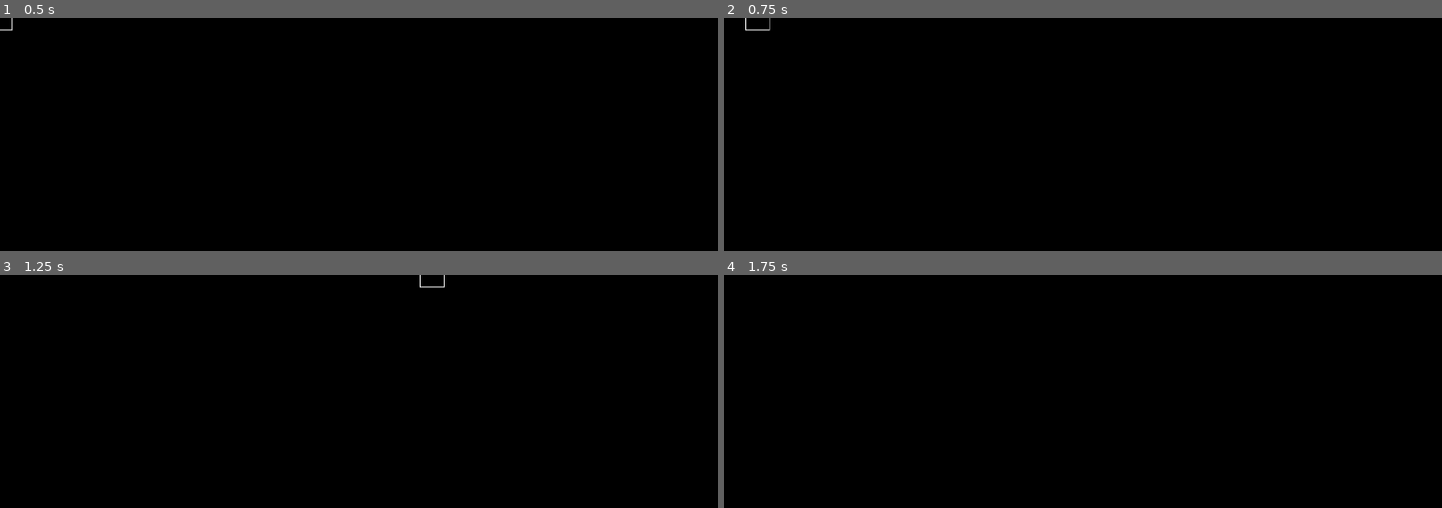
Above: before the commit, frames 1-4 (two rows, left to right).
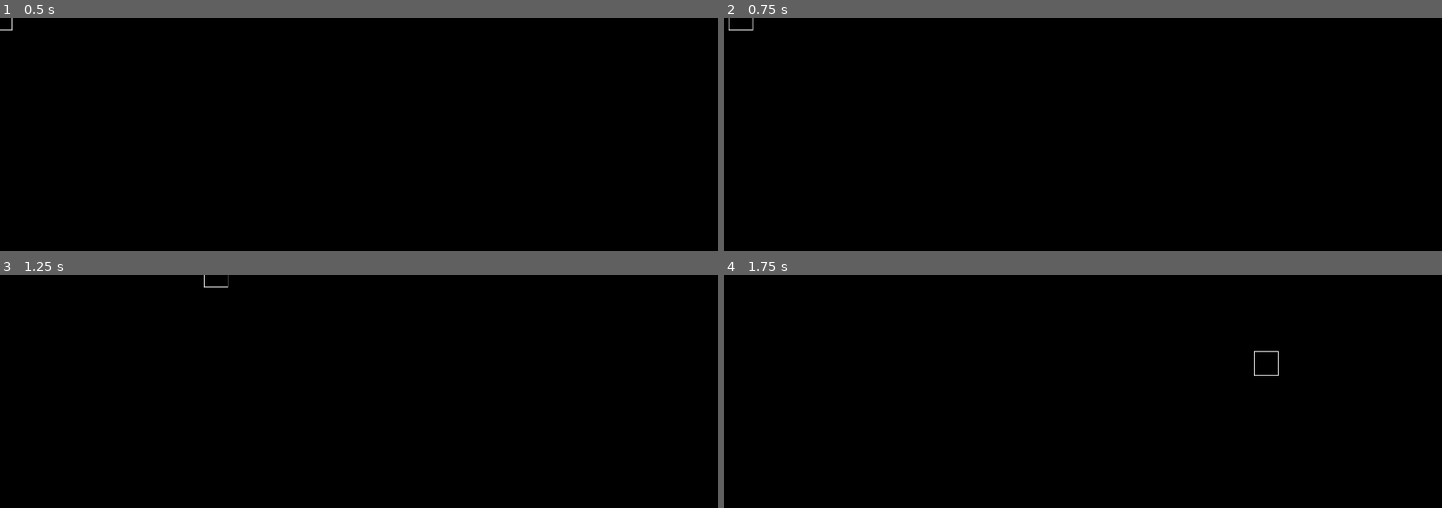
Above: after the commit, the same moments.

Repository: lekernelpanic/pound-probe
Game: Godot game, scene res://main.tscn
The game is run twice, just before and just after one commit, with the same random seed, the same clock (stepped at 60 frames per second) and the same inputs.
Inputs:
- Up to frame 1 (0.5 s): no input
- Up to frame 2 (0.75 s): tap Enter at 0.5 s; hold Right (right) from 0.53 s (still down)
- Up to frame 3 (1.25 s): keep holding Right (right)
- Up to frame 4 (1.75 s): release Right (right) at 1.28 s; hold Down (down) from 1.28 s (still down)

Frame 1 is identical in both runs. In frame 2, less than 0.1% of the frame differs, in the area x 0-7%, y 0-6%; in frame 3, less than 0.1%, in the area x 28-62%, y 0-6%; in frame 4, less than 0.1%.

Commit message:
Detach probe in new scene

Diff:
--- a/main.tscn
+++ b/main.tscn
@@ -1,18 +1,7 @@
-[gd_scene load_steps=4 format=2]
+[gd_scene load_steps=2 format=2]
 
-[ext_resource path="res://icon.png" type="Texture" id=1]
-[ext_resource path="res://probe.gd" type="Script" id=2]
-
-[sub_resource type="RectangleShape2D" id=1]
-extents = Vector2( 30, 30 )
+[ext_resource path="res://probe/probe.tscn" type="PackedScene" id=1]
 
 [node name="main" type="Node2D"]
 
-[node name="probe" type="RigidBody2D" parent="."]
-script = ExtResource( 2 )
-
-[node name="collision_shape" type="CollisionShape2D" parent="probe"]
-shape = SubResource( 1 )
-
-[node name="sprite" type="Sprite" parent="probe"]
-texture = ExtResource( 1 )
+[node name="probe" parent="." instance=ExtResource( 1 )]
--- a/probe.gd
+++ b/probe.gd
@@ -1,8 +1,8 @@
 extends RigidBody2D
 
-var POWER = 80
+var POWER = 40
 
-func _physics_process(delta):
+func _physics_process(_delta):
 	if Input.is_action_pressed("left"):
 		apply_impulse(Vector2 (), Vector2(-POWER, 0))
 	if Input.is_action_pressed("right"):
--- /dev/null
+++ b/probe/probe.tscn
@@ -0,0 +1,16 @@
+[gd_scene load_steps=4 format=2]
+
+[ext_resource path="res://probe.gd" type="Script" id=1]
+[ext_resource path="res://probe/probe.png" type="Texture" id=2]
+
+[sub_resource type="RectangleShape2D" id=1]
+extents = Vector2( 30, 30 )
+
+[node name="probe" type="RigidBody2D"]
+script = ExtResource( 1 )
+
+[node name="collision_shape" type="CollisionShape2D" parent="."]
+shape = SubResource( 1 )
+
+[node name="sprite" type="Sprite" parent="."]
+texture = ExtResource( 2 )
Binary file added: probe/probe.png
Not shown, added: probe/probe.png.import
